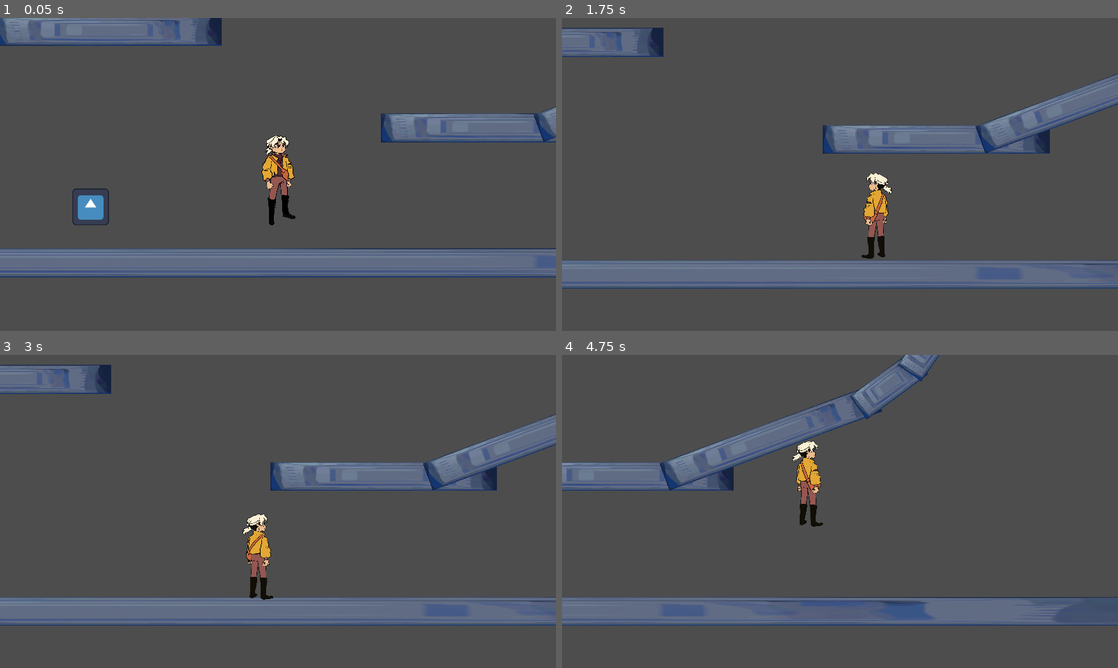
Above: before the commit, frames 1-4 (two rows, left to right).
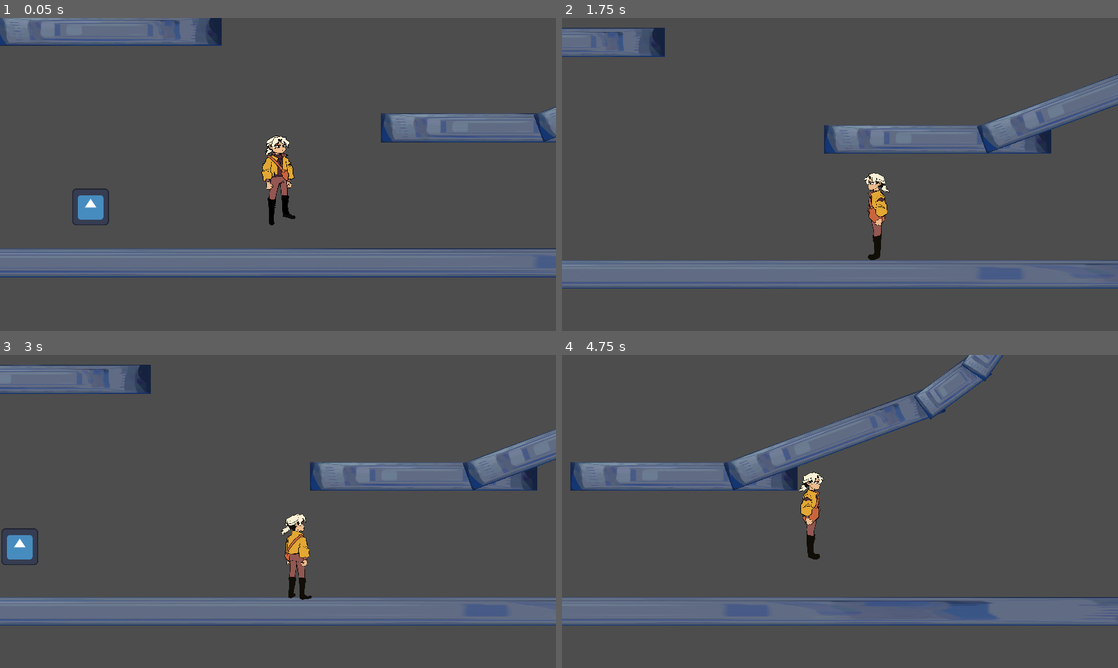
Above: after the commit, the same moments.

Repository: Dallasocoggins/TAMUGameJamFall23
Game: Godot game, scene res://scenes/level/main.tscn
Two runs of this game, one before a commit and one after it. Both use one fixed random seed, a clock stepped at 60 frames per second and the inputs below. The engine's default icon, where the game draws it, is replaced by a stand-in: a white triangle on a blue panel in a dark square.
Inputs:
- Up to frame 1 (0.05 s): no input
- Up to frame 2 (1.75 s): hold D (move_right) from 0.53 s (still down); tap Q (attack) at 0.6, 1.35 s; tap Space (jump) at 0.77, 1.52 s
- Up to frame 3 (3 s): release D (move_right) at 2.03 s; hold A (move_left) 2.03-2.78 s; tap Q (attack) at 2.1, 2.85 s; hold D (move_right) from 2.78 s (still down)
- Up to frame 4 (4.75 s): tap Space (jump) at 3.02, 3.77, 4.52 s; tap Q (attack) at 3.6, 4.35 s; release D (move_right) at 4.28 s; hold A (move_left) from 4.28 s (still down)

The runs differ from the first frame. In frame 1, 0.2% of the frame differs, in the area x 47-53%, y 37-58%; in frame 2, 1.3%; in frame 3, 7.4%; in frame 4, 12%, in the area x 0-100%, y 0-86%.

Commit message:
Added player run animations

Diff:
--- a/scenes/objects/player.tscn
+++ b/scenes/objects/player.tscn
@@ -1,19 +1,31 @@
-[gd_scene load_steps=22 format=3 uid="uid://ncfc78vywjki"]
+[gd_scene load_steps=34 format=3 uid="uid://ncfc78vywjki"]
 
 [ext_resource type="Script" path="res://scripts/player.gd" id="1_2lgnl"]
 [ext_resource type="Texture2D" uid="uid://eyq30pihoxfp" path="res://sprites/parry/turnaround/turn_3.png" id="2_8kmu8"]
+[ext_resource type="Script" path="res://scripts/MyHitBox.gd" id="3_jmnur"]
 [ext_resource type="Texture2D" uid="uid://celx7jxddchx5" path="res://sprites/parry/turnaround/turn_4.png" id="3_tjhnd"]
 [ext_resource type="Texture2D" uid="uid://85j1vc4efbsu" path="res://sprites/parry/turnaround/turn_5.png" id="4_bmu4j"]
 [ext_resource type="Texture2D" uid="uid://dmi88csdde3dt" path="res://sprites/parry/turnaround/turn_6.png" id="5_agkhf"]
 [ext_resource type="Texture2D" uid="uid://chklyw5be7syc" path="res://sprites/parry/turnaround/turn_7.png" id="6_r6l6v"]
 [ext_resource type="Texture2D" uid="uid://pjna5qnp8cr2" path="res://sprites/parry/turnaround/turn_8.png" id="7_uajfe"]
 [ext_resource type="Texture2D" uid="uid://cqlocjutjgp7c" path="res://sprites/parry/turnaround/turn_1.png" id="8_jwtmp"]
-[ext_resource type="Texture2D" uid="uid://b6naij87bbgw0" path="res://sprites/parry/idle right/frame_00001.png" id="9_k3jwk"]
-[ext_resource type="Texture2D" uid="uid://gfg3qtrf8ukg" path="res://sprites/parry/idle right/frame_00002.png" id="10_wc2aq"]
-[ext_resource type="Texture2D" uid="uid://dsjdyv5xmuumd" path="res://sprites/parry/idle right/frame_00003.png" id="11_rl1ug"]
-[ext_resource type="Texture2D" uid="uid://cucfqoagkwg6u" path="res://sprites/parry/idle right/frame_00004.png" id="12_li31c"]
-[ext_resource type="Texture2D" uid="uid://6e8jgkehj48r" path="res://sprites/parry/idle right/frame_00005.png" id="13_4m2xv"]
-[ext_resource type="PackedScene" uid="uid://dfewscjavscte" path="res://scenes/CustomNodes/MyHitBox.tscn" id="14_it14p"]
+[ext_resource type="Texture2D" uid="uid://b6naij87bbgw0" path="res://sprites/parry/idle_right/frame_00001.png" id="9_bw6x4"]
+[ext_resource type="Texture2D" uid="uid://gfg3qtrf8ukg" path="res://sprites/parry/idle_right/frame_00002.png" id="10_o1uql"]
+[ext_resource type="Texture2D" uid="uid://dsjdyv5xmuumd" path="res://sprites/parry/idle_right/frame_00003.png" id="11_uu3iy"]
+[ext_resource type="Texture2D" uid="uid://cucfqoagkwg6u" path="res://sprites/parry/idle_right/frame_00004.png" id="12_qj1w4"]
+[ext_resource type="Texture2D" uid="uid://6e8jgkehj48r" path="res://sprites/parry/idle_right/frame_00005.png" id="13_355wr"]
+[ext_resource type="Texture2D" uid="uid://ufhv2resmfhr" path="res://sprites/parry/run_right/frame_00001.png" id="14_2wd03"]
+[ext_resource type="Texture2D" uid="uid://c6pwbqh5q2q07" path="res://sprites/parry/run_right/frame_00002.png" id="15_70dl5"]
+[ext_resource type="Texture2D" uid="uid://pgmhf1adlt3p" path="res://sprites/parry/run_right/frame_00003.png" id="16_wbrcq"]
+[ext_resource type="Texture2D" uid="uid://defwoggl545tu" path="res://sprites/parry/run_right/frame_00004.png" id="17_ntkgf"]
+[ext_resource type="Texture2D" uid="uid://dpwi2vrb5i5ut" path="res://sprites/parry/run_right/frame_00005.png" id="18_dnr2g"]
+[ext_resource type="Texture2D" uid="uid://cwxmlvmp3i6r3" path="res://sprites/parry/run_right/frame_00006.png" id="19_1v22p"]
+[ext_resource type="Texture2D" uid="uid://cqlqq2nkg17h2" path="res://sprites/parry/run_right/frame_00007.png" id="20_jlypv"]
+[ext_resource type="Texture2D" uid="uid://5dynakdkcubs" path="res://sprites/parry/run_right/frame_00008.png" id="21_3avc1"]
+[ext_resource type="Texture2D" uid="uid://cboua7gwoa8se" path="res://sprites/parry/run_right/frame_00009.png" id="22_van3v"]
+[ext_resource type="Texture2D" uid="uid://cyejbre85eug7" path="res://sprites/parry/run_right/frame_00010.png" id="23_dqmjw"]
+[ext_resource type="Texture2D" uid="uid://87xhc1e8pyqb" path="res://sprites/parry/run_right/frame_00011.png" id="24_5mxop"]
+[ext_resource type="Texture2D" uid="uid://d1ofwdd01qy3q" path="res://sprites/parry/run_right/frame_00012.png" id="25_88uaf"]
 
 [sub_resource type="Animation" id="Animation_q6a7i"]
 length = 0.001
@@ -32,31 +44,20 @@
 tracks/1/type = "value"
 tracks/1/imported = false
 tracks/1/enabled = true
-tracks/1/path = NodePath("Sprite2D/MyHitBox/HitBox:position")
+tracks/1/path = NodePath("Sprite2D:texture")
 tracks/1/interp = 1
 tracks/1/loop_wrap = true
 tracks/1/keys = {
 "times": PackedFloat32Array(0),
 "transitions": PackedFloat32Array(1),
-"update": 0,
-"values": [Vector2(486.667, -66.6667)]
-}
-tracks/2/type = "value"
-tracks/2/imported = false
-tracks/2/enabled = true
-tracks/2/path = NodePath("Sprite2D/MyHitBox/HitBox:rotation")
-tracks/2/interp = 1
-tracks/2/loop_wrap = true
-tracks/2/keys = {
-"times": PackedFloat32Array(0),
-"transitions": PackedFloat32Array(1),
-"update": 0,
-"values": [0.0]
+"update": 1,
+"values": [ExtResource("13_355wr")]
 }
 
 [sub_resource type="Animation" id="Animation_p1u1q"]
 resource_name = "attack_side"
-length = 0.7
+length = 0.583342
+step = 0.0833333
 tracks/0/type = "value"
 tracks/0/imported = false
 tracks/0/enabled = true
@@ -64,7 +65,7 @@
 tracks/0/interp = 1
 tracks/0/loop_wrap = true
 tracks/0/keys = {
-"times": PackedFloat32Array(0, 0.7),
+"times": PackedFloat32Array(0, 0.583333),
 "transitions": PackedFloat32Array(1, 1),
 "update": 1,
 "values": [false, true]
@@ -76,40 +77,17 @@
 tracks/1/interp = 1
 tracks/1/loop_wrap = true
 tracks/1/keys = {
-"times": PackedFloat32Array(0, 0.1, 0.2, 0.3, 0.4, 0.5, 0.6),
+"times": PackedFloat32Array(0, 0.0833333, 0.166667, 0.25, 0.333333, 0.416667, 0.5),
 "transitions": PackedFloat32Array(1, 1, 1, 1, 1, 1, 1),
 "update": 1,
 "values": [ExtResource("2_8kmu8"), ExtResource("3_tjhnd"), ExtResource("4_bmu4j"), ExtResource("5_agkhf"), ExtResource("6_r6l6v"), ExtResource("7_uajfe"), ExtResource("8_jwtmp")]
 }
-tracks/2/type = "value"
-tracks/2/imported = false
-tracks/2/enabled = true
-tracks/2/path = NodePath("Sprite2D/MyHitBox/HitBox:position")
-tracks/2/interp = 1
-tracks/2/loop_wrap = true
-tracks/2/keys = {
-"times": PackedFloat32Array(0),
-"transitions": PackedFloat32Array(1),
-"update": 0,
-"values": [Vector2(393.333, -296.667)]
-}
-tracks/3/type = "value"
-tracks/3/imported = false
-tracks/3/enabled = true
-tracks/3/path = NodePath("Sprite2D/MyHitBox/HitBox:rotation")
-tracks/3/interp = 1
-tracks/3/loop_wrap = true
-tracks/3/keys = {
-"times": PackedFloat32Array(0),
-"transitions": PackedFloat32Array(1),
-"update": 0,
-"values": [0.487903]
-}
 
 [sub_resource type="Animation" id="Animation_22t58"]
 resource_name = "idle"
-length = 0.5
+length = 0.416675
 loop_mode = 1
+step = 0.0833333
 tracks/0/type = "value"
 tracks/0/imported = false
 tracks/0/enabled = true
@@ -117,98 +95,40 @@
 tracks/0/interp = 1
 tracks/0/loop_wrap = true
 tracks/0/keys = {
-"times": PackedFloat32Array(0, 0.1, 0.2, 0.3, 0.4),
+"times": PackedFloat32Array(0, 0.0833333, 0.166667, 0.25, 0.333333),
 "transitions": PackedFloat32Array(1, 1, 1, 1, 1),
 "update": 1,
-"values": [ExtResource("9_k3jwk"), ExtResource("10_wc2aq"), ExtResource("11_rl1ug"), ExtResource("12_li31c"), ExtResource("13_4m2xv")]
+"values": [ExtResource("9_bw6x4"), ExtResource("10_o1uql"), ExtResource("11_uu3iy"), ExtResource("12_qj1w4"), ExtResource("13_355wr")]
 }
 
-[sub_resource type="Animation" id="Animation_r0b5x"]
-resource_name = "attack_up"
+[sub_resource type="Animation" id="Animation_naxln"]
+resource_name = "run_right"
+loop_mode = 1
+step = 0.0833333
 tracks/0/type = "value"
 tracks/0/imported = false
 tracks/0/enabled = true
-tracks/0/path = NodePath("Sprite2D/MyHitBox/HitBox:disabled")
+tracks/0/path = NodePath("Sprite2D:texture")
 tracks/0/interp = 1
 tracks/0/loop_wrap = true
 tracks/0/keys = {
-"times": PackedFloat32Array(0, 0.3),
-"transitions": PackedFloat32Array(1, 1),
+"times": PackedFloat32Array(0, 0.0833333, 0.166667, 0.25, 0.333333, 0.416667, 0.5, 0.583333, 0.666667, 0.75, 0.833333, 0.916667),
+"transitions": PackedFloat32Array(1, 1, 1, 1, 1, 1, 1, 1, 1, 1, 1, 1),
 "update": 1,
-"values": [false, true]
-}
-tracks/1/type = "value"
-tracks/1/imported = false
-tracks/1/enabled = true
-tracks/1/path = NodePath("Sprite2D/MyHitBox/HitBox:position")
-tracks/1/interp = 1
-tracks/1/loop_wrap = true
-tracks/1/keys = {
-"times": PackedFloat32Array(0),
-"transitions": PackedFloat32Array(1),
-"update": 0,
-"values": [Vector2(-6.10352e-05, -950)]
-}
-tracks/2/type = "value"
-tracks/2/imported = false
-tracks/2/enabled = true
-tracks/2/path = NodePath("Sprite2D/MyHitBox/HitBox:rotation")
-tracks/2/interp = 1
-tracks/2/loop_wrap = true
-tracks/2/keys = {
-"times": PackedFloat32Array(0),
-"transitions": PackedFloat32Array(1),
-"update": 0,
-"values": [0.0]
-}
-
-[sub_resource type="Animation" id="Animation_gd0hv"]
-resource_name = "attack_down"
-tracks/0/type = "value"
-tracks/0/imported = false
-tracks/0/enabled = true
-tracks/0/path = NodePath("Sprite2D/MyHitBox/HitBox:disabled")
-tracks/0/interp = 1
-tracks/0/loop_wrap = true
-tracks/0/keys = {
-"times": PackedFloat32Array(0, 0.3),
-"transitions": PackedFloat32Array(1, 1),
-"update": 1,
-"values": [false, true]
-}
-tracks/1/type = "value"
-tracks/1/imported = false
-tracks/1/enabled = true
-tracks/1/path = NodePath("Sprite2D/MyHitBox/HitBox:position")
-tracks/1/interp = 1
-tracks/1/loop_wrap = true
-tracks/1/keys = {
-"times": PackedFloat32Array(0),
-"transitions": PackedFloat32Array(1),
-"update": 0,
-"values": [Vector2(-7.27596e-12, 1016.67)]
-}
-tracks/2/type = "value"
-tracks/2/imported = false
-tracks/2/enabled = true
-tracks/2/path = NodePath("Sprite2D/MyHitBox/HitBox:rotation")
-tracks/2/interp = 1
-tracks/2/loop_wrap = true
-tracks/2/keys = {
-"times": PackedFloat32Array(0),
-"transitions": PackedFloat32Array(1),
-"update": 0,
-"values": [0.0]
+"values": [ExtResource("14_2wd03"), ExtResource("15_70dl5"), ExtResource("16_wbrcq"), ExtResource("17_ntkgf"), ExtResource("18_dnr2g"), ExtResource("19_1v22p"), ExtResource("20_jlypv"), ExtResource("21_3avc1"), ExtResource("22_van3v"), ExtResource("23_dqmjw"), ExtResource("24_5mxop"), ExtResource("25_88uaf")]
 }
 
 [sub_resource type="AnimationLibrary" id="AnimationLibrary_8hwnc"]
 _data = {
 "RESET": SubResource("Animation_q6a7i"),
-"attack_down": SubResource("Animation_gd0hv"),
 "attack_side": SubResource("Animation_p1u1q"),
-"attack_up": SubResource("Animation_r0b5x"),
-"idle": SubResource("Animation_22t58")
+"idle": SubResource("Animation_22t58"),
+"run_right": SubResource("Animation_naxln")
 }
+
+[sub_resource type="CapsuleShape2D" id="CapsuleShape2D_ebv14"]
+radius = 91.0
+height = 290.0
 
 [sub_resource type="CapsuleShape2D" id="CapsuleShape2D_hok6a"]
 radius = 50.0
@@ -226,13 +146,15 @@
 [node name="Sprite2D" type="Sprite2D" parent="."]
 z_index = 10
 scale = Vector2(0.3, 0.3)
-texture = ExtResource("11_rl1ug")
+texture = ExtResource("13_355wr")
 
-[node name="MyHitBox" parent="Sprite2D" instance=ExtResource("14_it14p")]
+[node name="MyHitBox" type="Area2D" parent="Sprite2D"]
+script = ExtResource("3_jmnur")
 
-[node name="HitBox" parent="Sprite2D/MyHitBox" index="0"]
-position = Vector2(486.667, -66.6667)
-rotation = 0.0
+[node name="HitBox" type="CollisionShape2D" parent="Sprite2D/MyHitBox"]
+position = Vector2(480, -16.6667)
+scale = Vector2(3.33333, 3.33333)
+shape = SubResource("CapsuleShape2D_ebv14")
 disabled = true
 
 [node name="CollisionShape2D" type="CollisionShape2D" parent="."]
@@ -251,5 +173,3 @@
 editor_draw_drag_margin = true
 
 [connection signal="animation_finished" from="AnimationPlayer" to="." method="_on_animation_player_animation_finished"]
-
-[editable path="Sprite2D/MyHitBox"]
--- a/scripts/player.gd
+++ b/scripts/player.gd
@@ -1,9 +1,9 @@
 extends CharacterBody2D
 
-@export var run_max_speed = 1000.0
+@export var run_max_speed = 900.0
 @export var run_acceleration = 5000.0
 @export var run_deceleration = 7000.0
-@export var turn_acceleration = 10000.0
+@export var turn_acceleration = 50000.0
 @export var no_moving_on_ground_enabled = false
 
 @export var jump_velocity = -2000.0
@@ -17,7 +17,7 @@
 # These are the run controls for when you are midair
 @export var air_run_acceleration = 2000.0
 @export var air_run_deceleration = 1000.0
-@export var air_turn_acceleration = 10000.0
+@export var air_turn_acceleration = 30000.0
 
 # TODO: Implement dash
 @export var dash_enabled = false
@@ -25,6 +25,9 @@
 
 @export var coyote_time = 0.1 # If you were on the floor in the last this many seconds, you can still jump
 @export var jump_buffer = 0.1 # If you try to jump not on the floor but land on the floor within this many seconds, you can still jump
+
+#@export var animation_idle_move_threshold = 10.0 # If you are moving slower than this sideways, play the idle animation
+
 
 var last_velocity_sign = 1
 var jump_count_current = bonus_jump_count_max
@@ -36,6 +39,9 @@
 # Get the gravity from the project settings to be synced with RigidBody nodes.
 var gravity = ProjectSettings.get_setting("physics/2d/default_gravity")
 
+
+func _ready():
+	animation_player.play("idle")
 
 func _physics_process(delta):
 	# Add the gravity.
@@ -104,6 +110,11 @@
 		sprite.scale.x *= -1
 		last_velocity_sign = sign(velocity.x)
 
+	if direction != 0 and animation_player.current_animation == "idle":
+		animation_player.play("run_right")
+	elif direction == 0 and animation_player.current_animation == "run_right":
+		animation_player.play("idle")
+
 	move_and_slide()
 
 
--- a/sprites/parry/player.tres
+++ b/sprites/parry/player.tres
@@ -1,10 +1,10 @@
 [gd_resource type="SpriteFrames" load_steps=12 format=3 uid="uid://dh6pb5oe4cwcj"]
 
-[ext_resource type="Texture2D" uid="uid://b6naij87bbgw0" path="res://sprites/parry/idle right/frame_00001.png" id="1_x4fy2"]
-[ext_resource type="Texture2D" uid="uid://gfg3qtrf8ukg" path="res://sprites/parry/idle right/frame_00002.png" id="2_00f0o"]
-[ext_resource type="Texture2D" uid="uid://dsjdyv5xmuumd" path="res://sprites/parry/idle right/frame_00003.png" id="3_2h1t7"]
-[ext_resource type="Texture2D" uid="uid://cucfqoagkwg6u" path="res://sprites/parry/idle right/frame_00004.png" id="4_a7tye"]
-[ext_resource type="Texture2D" uid="uid://6e8jgkehj48r" path="res://sprites/parry/idle right/frame_00005.png" id="5_81upg"]
+[ext_resource type="Texture2D" uid="uid://b6naij87bbgw0" path="res://sprites/parry/idle_right/frame_00001.png" id="1_x4fy2"]
+[ext_resource type="Texture2D" uid="uid://gfg3qtrf8ukg" path="res://sprites/parry/idle_right/frame_00002.png" id="2_00f0o"]
+[ext_resource type="Texture2D" uid="uid://dsjdyv5xmuumd" path="res://sprites/parry/idle_right/frame_00003.png" id="3_2h1t7"]
+[ext_resource type="Texture2D" uid="uid://cucfqoagkwg6u" path="res://sprites/parry/idle_right/frame_00004.png" id="4_a7tye"]
+[ext_resource type="Texture2D" uid="uid://6e8jgkehj48r" path="res://sprites/parry/idle_right/frame_00005.png" id="5_81upg"]
 [ext_resource type="Texture2D" uid="uid://eyq30pihoxfp" path="res://sprites/parry/turnaround/turn_3.png" id="8_mqasd"]
 [ext_resource type="Texture2D" uid="uid://celx7jxddchx5" path="res://sprites/parry/turnaround/turn_4.png" id="9_nbrgi"]
 [ext_resource type="Texture2D" uid="uid://85j1vc4efbsu" path="res://sprites/parry/turnaround/turn_5.png" id="10_ax8go"]
Renamed: sprites/parry/idle right/frame_00001.png -> sprites/parry/idle_right/frame_00001.png
Not shown, changed: sprites/parry/idle_right/frame_00001.png.import
Renamed: sprites/parry/idle right/frame_00002.png -> sprites/parry/idle_right/frame_00002.png
Not shown, added: sprites/parry/idle_right/frame_00002.png.import
Renamed: sprites/parry/idle right/frame_00003.png -> sprites/parry/idle_right/frame_00003.png
Not shown, added: sprites/parry/idle_right/frame_00003.png.import
Renamed: sprites/parry/idle right/frame_00004.png -> sprites/parry/idle_right/frame_00004.png
Not shown, added: sprites/parry/idle_right/frame_00004.png.import
Renamed: sprites/parry/idle right/frame_00005.png -> sprites/parry/idle_right/frame_00005.png
Not shown, added: sprites/parry/idle_right/frame_00005.png.import
Binary file added: sprites/parry/run_right/frame_00001.png
Not shown, added: sprites/parry/run_right/frame_00001.png.import
(and 22 more such lines)
